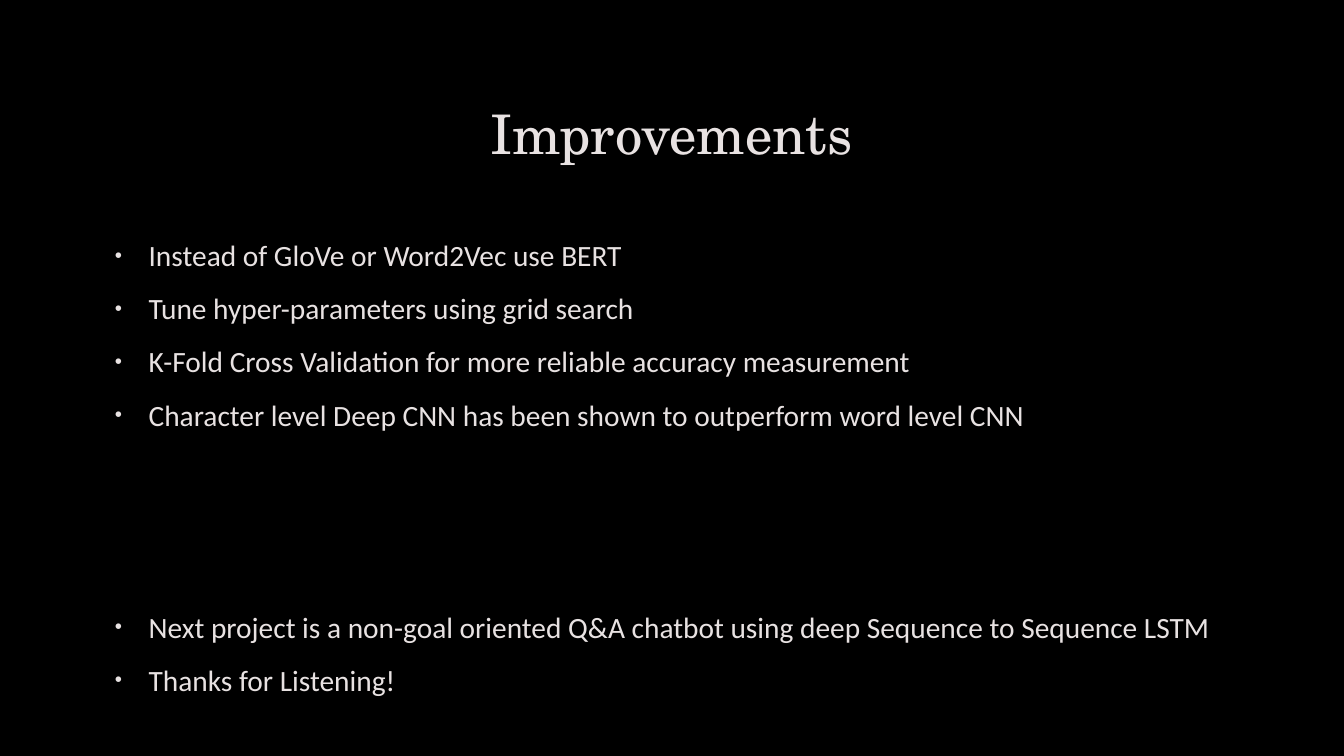
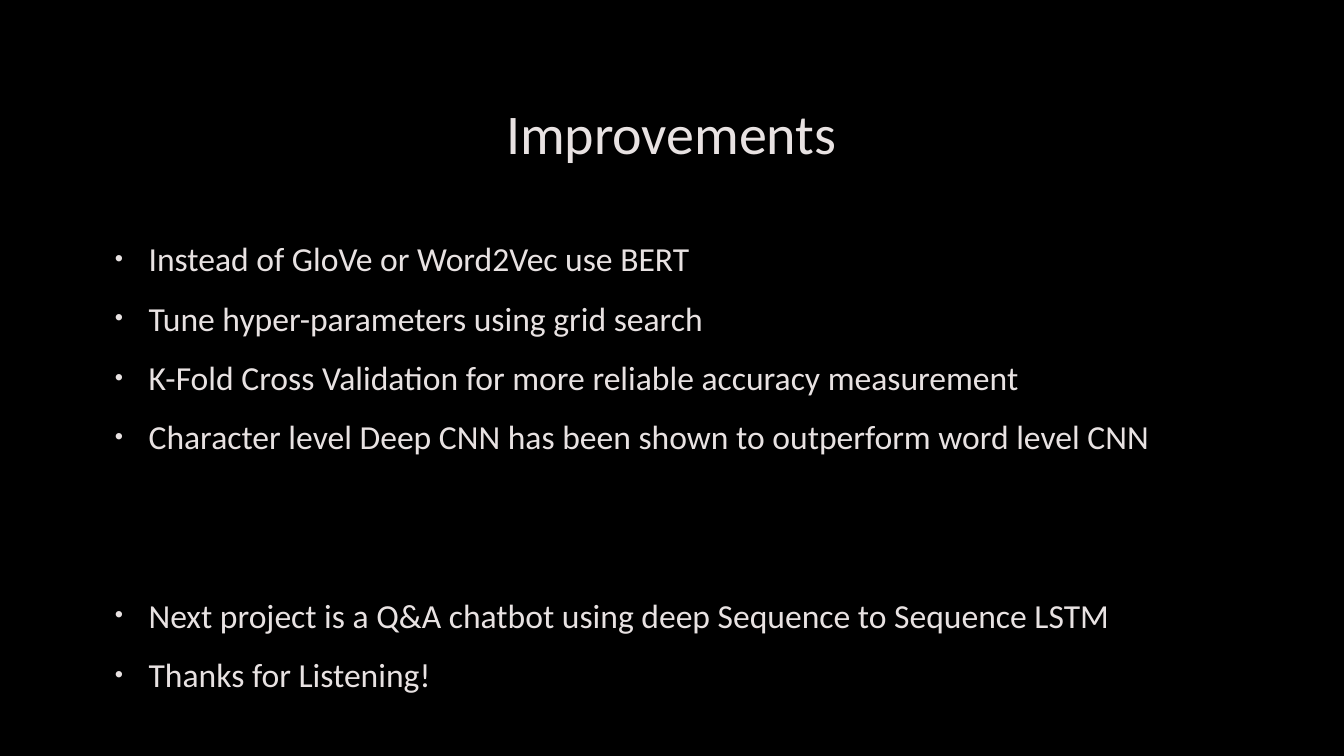
Before and after one commit to psyfb2/Movie-Review-Sentiment-Analysis, a slide deck: slide 9 of CNN for Movie Review Sentiment Analysis.pptx. Drawn at 1344x756 pixels with LibreOffice and Linux fonts; fonts in the diff are those of the drawing; background and template pictures are left out. Boxes give left, top, right and bottom in pixels: in the first picture for what was removed or moved away, otherwise in the second. Text is boxed around its words. In the diff, an @@ line names an element or a change of style, - is before the commit and + after.

Commit message:
Finishing touches and trained final mode, 85% test set accuracy

```diff
--- a/CNN for Movie Review Sentiment Analysis.pptx
+++ b/CNN for Movie Review Sentiment Analysis.pptx
@@ title "Improvements" at (506,118,836,163): size 39 to 40 pt, font TeX Gyre Schola to Calibri @@
@@ text at (149,247,1148,693): size 21 to 24 pt in "Instead of GloVe or Word2Vec use BERT", "Tune hyper-parameters using grid search", "K-Fold Cross Validation for more reliable accuracy ...", "Character level Deep CNN has been shown ..." and 1 more places @@
@@ text at (149,604,1108,634): text changed; size 21 to 24 pt @@
-• Next project is a non-goal oriented Q&A chatbot using deep Sequence to Sequence LSTM
+• Next project is a Q&A chatbot using deep Sequence to Sequence LSTM
```
Also in this commit, not shown: 8 other slides changed, 12 other files.
